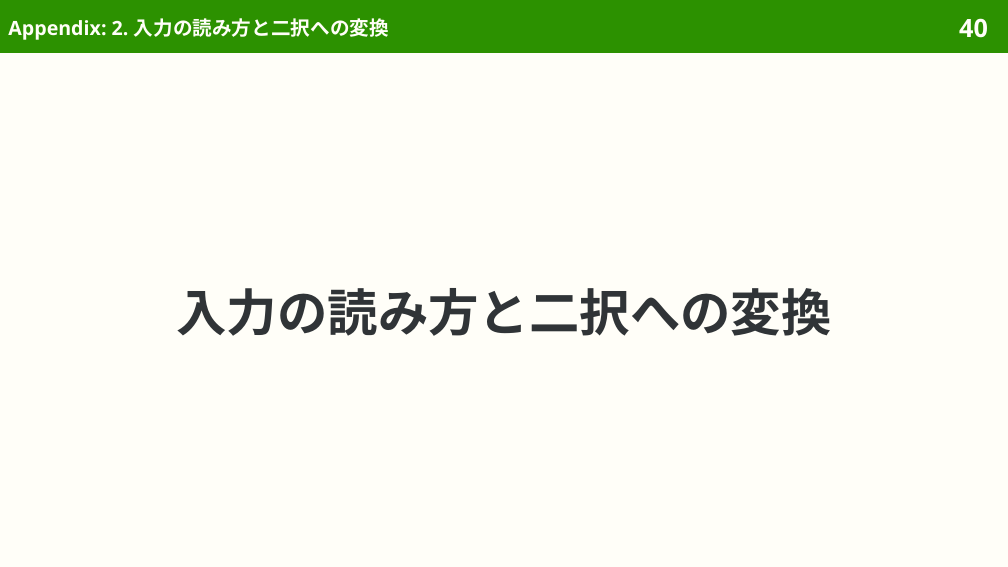
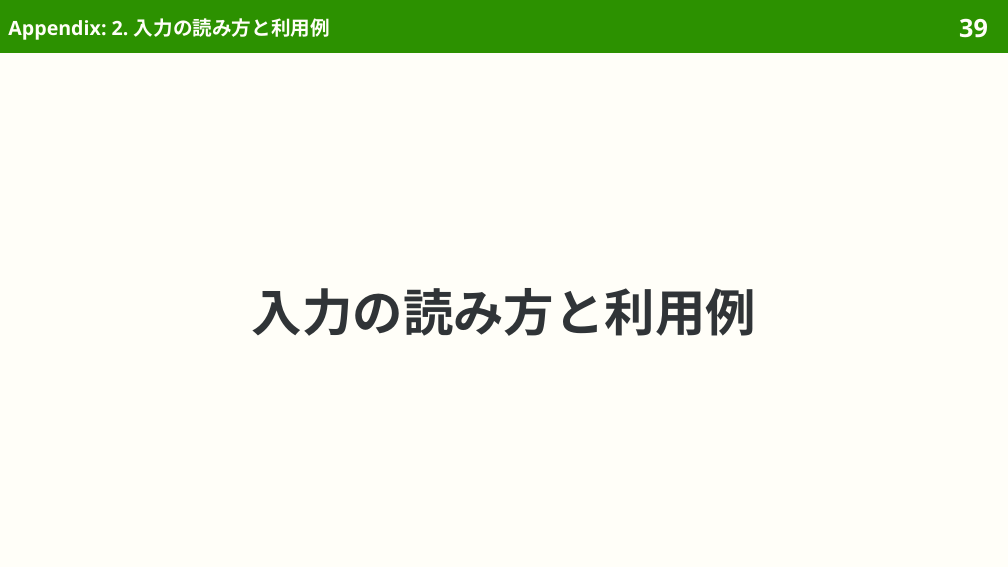
Before and after one commit to sasakiy84/datasets-in-10-minutes, a slide deck: slide 39 of slides/datasets-in-10-minutes-bustm.pptx (slide 40 before the commit). Drawn at 1008x567 pixels with LibreOffice and Linux fonts; fonts in the diff are those of the drawing. Boxes give left, top, right and bottom in pixels: in the first picture for what was removed or moved away, otherwise in the second. Text is boxed around its words. In the diff, an @@ line names an element or a change of style, - is before the commit and + after.

```diff
--- a/slides/datasets-in-10-minutes-bustm.pptx
+++ b/slides/datasets-in-10-minutes-bustm.pptx
@@ title at bbox=[8, 18, 330, 40]: text changed @@
-Appendix: 2. 入力の読み方と二択への変換
+Appendix: 2. 入力の読み方と利用例
@@ page number at bbox=[959, 18, 988, 38]: text changed @@
-40
+39
@@ title at bbox=[252, 288, 756, 336]: text changed @@
-入力の読み方と二択への変換
+入力の読み方と利用例
```
Also in this commit, not shown: 8 other slides changed, 2 slides removed, 47 other files.
